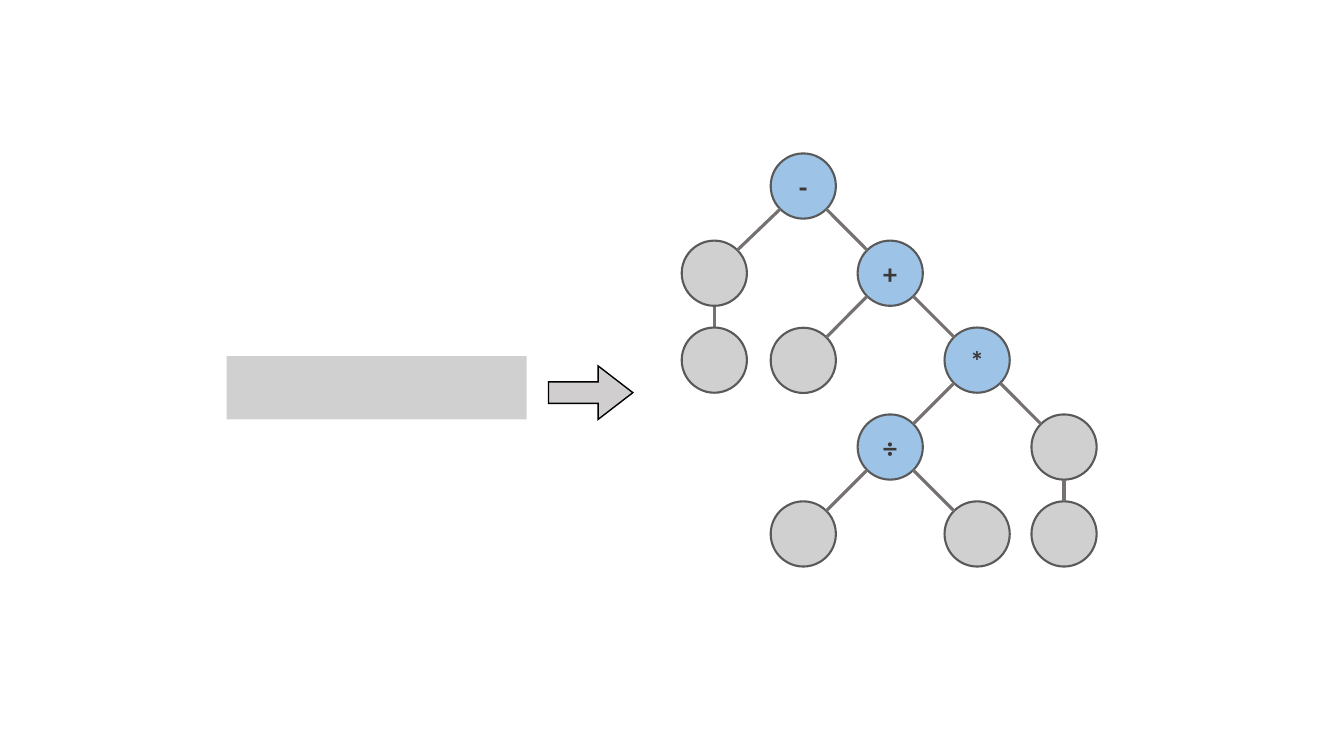
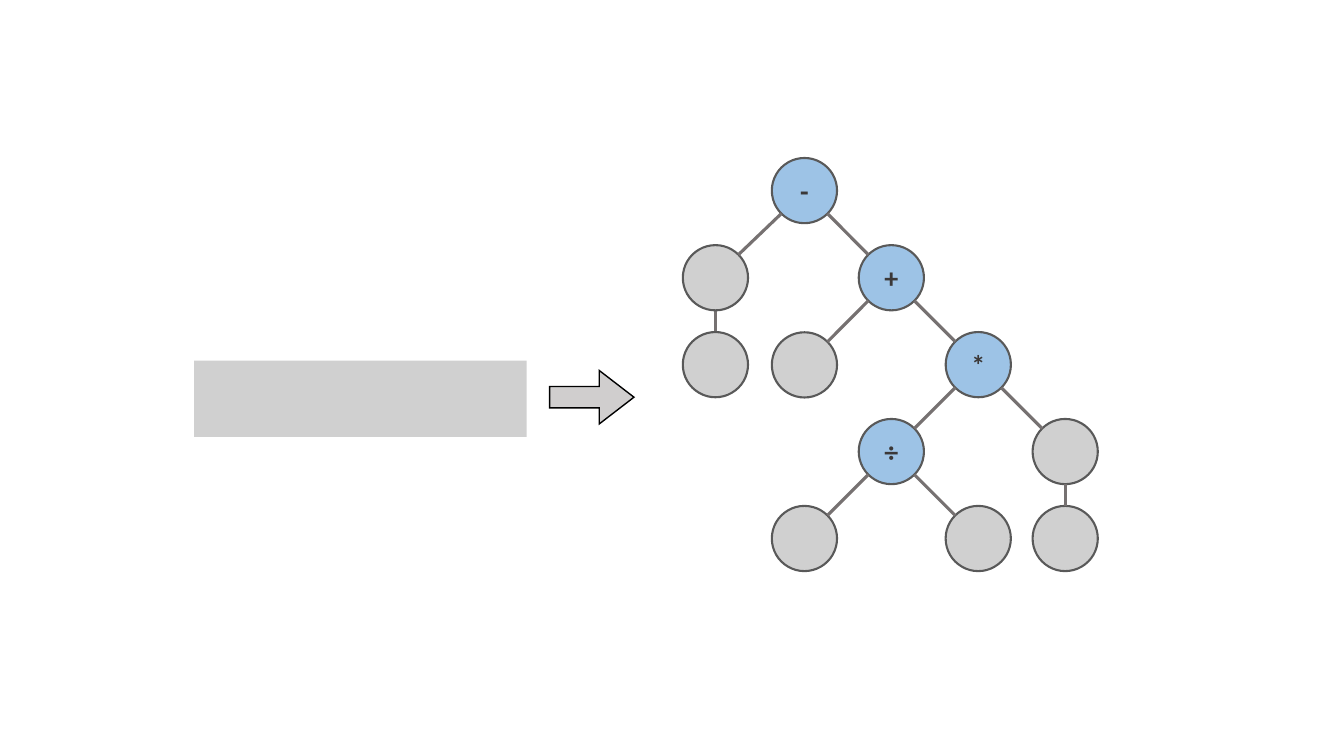
Before and after one commit to HTBalazs/nauticle_user_guide, a slide deck: slide 5 of abrak.pptx. Drawn at 1344x756 pixels with LibreOffice and Linux fonts; fonts in the diff are those of the drawing; grey boxes stand for pictures. Boxes give left, top, right and bottom in pixels: in the first picture for what was removed or moved away, otherwise in the second. Text is boxed around its words. In the diff, an @@ line names an element or a change of style, - is before the commit and + after.

```diff
--- a/abrak.pptx
+++ b/abrak.pptx
@@ 10 lines, 7 pictures, 4 ellipses, 1 right arrow: place and size @@
-10 lines, 7 pictures, 4 ellipses, 1 right arrow at box(548, 153, 1097, 567)
+10 lines, 7 pictures, 4 ellipses, 1 right arrow at box(549, 158, 1098, 572)
@@ picture: place and size @@
-picture at box(227, 356, 527, 419)
+picture at box(195, 361, 527, 438)
```
Also in this commit, not shown: 1 other slide changed, 2 slides added, 1 slide removed, 9 other files.
